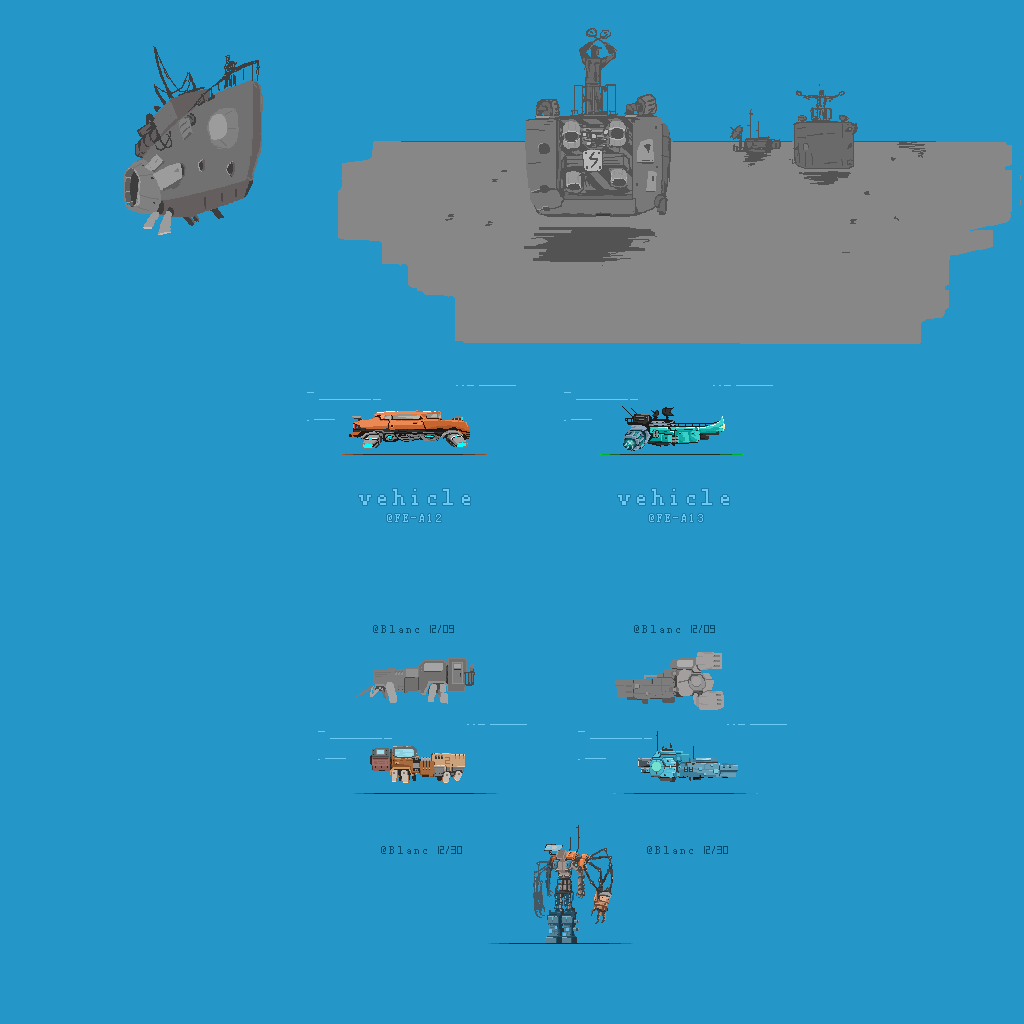
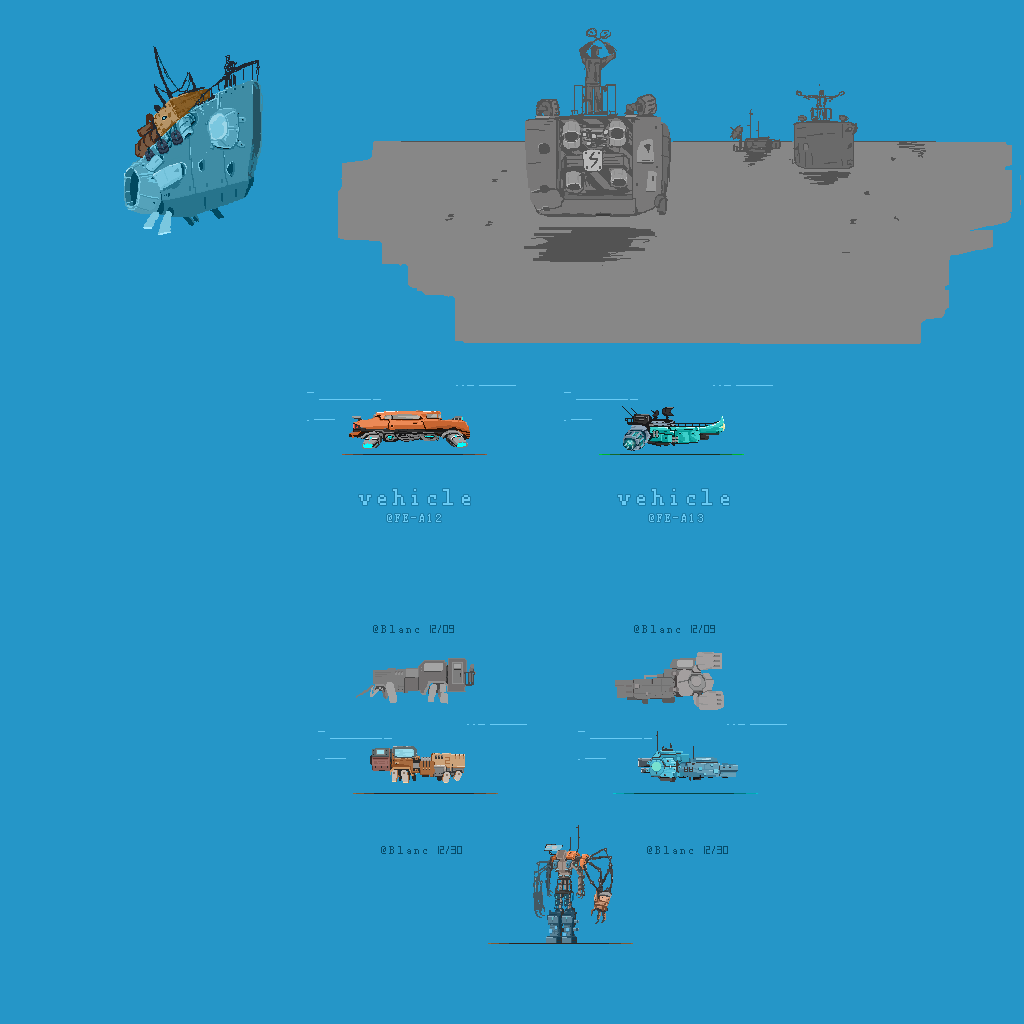
The second w=1024, h=1024 image is a revision of the first. Changes to its layers:
removed layer "图层 48" from group "运输舰" over [124, 46, 263, 235]
added layer "图层 50" in group "运输舰" over [124, 80, 258, 214]
added layer "图层 51" in group "运输舰" over [135, 47, 261, 179]
added layer "图层 49 拷贝" in group "运输舰" over [124, 46, 263, 235]
